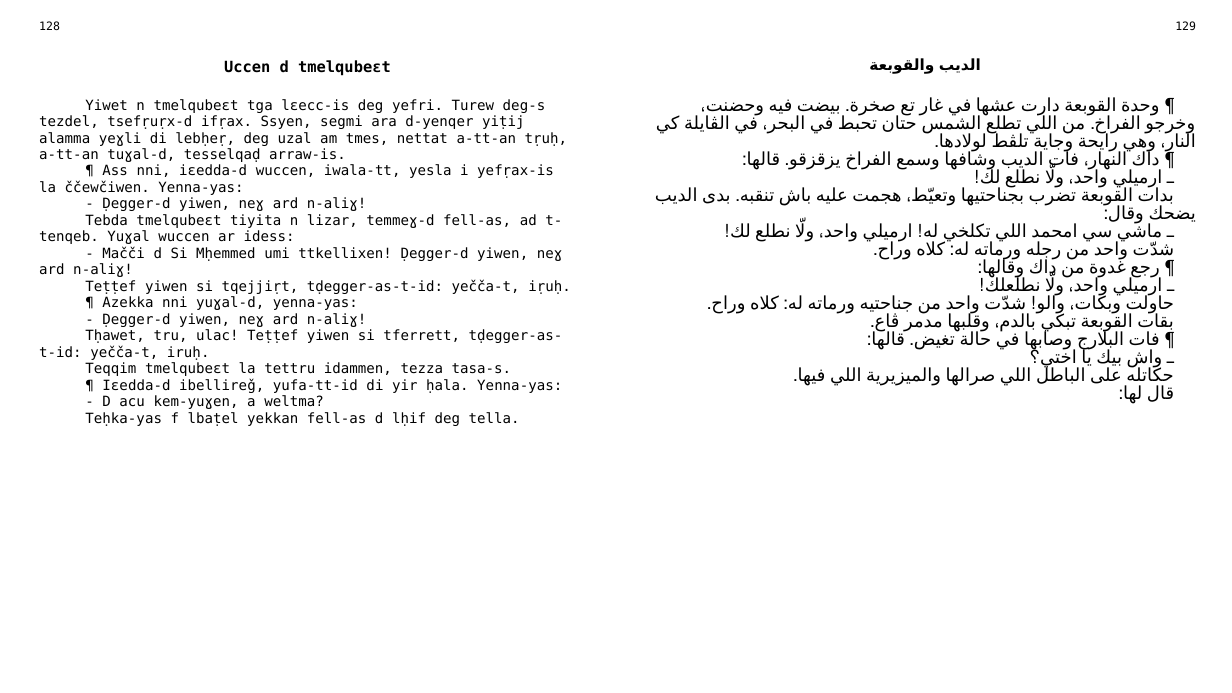
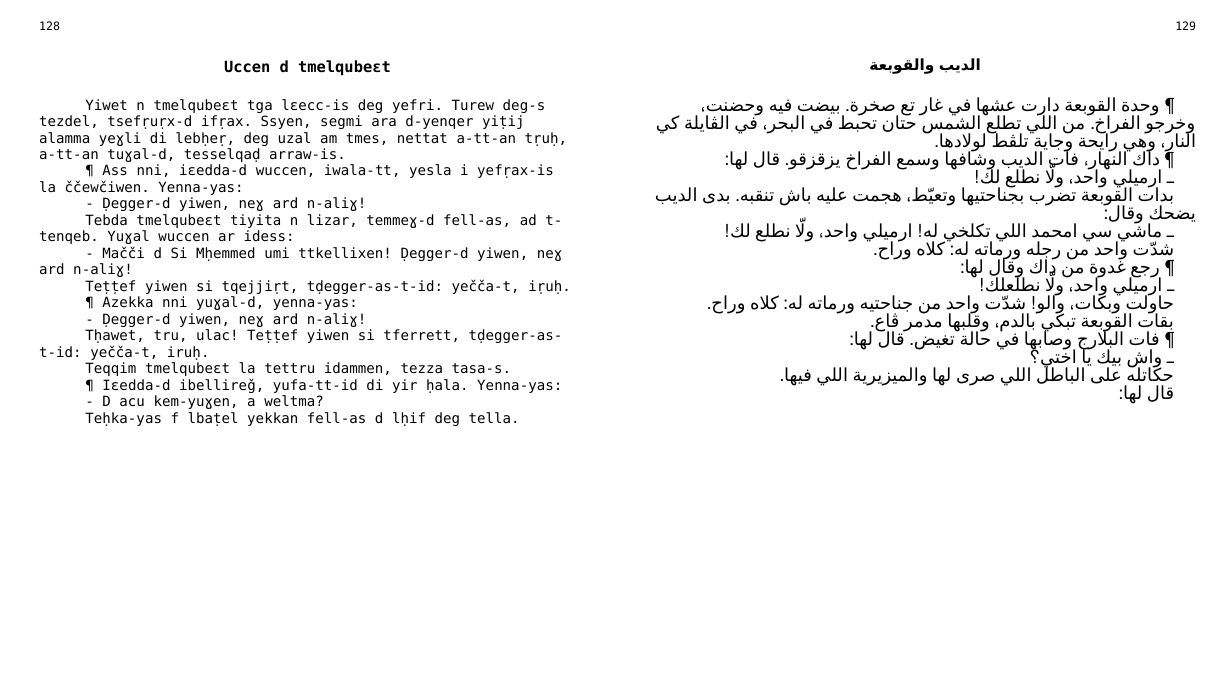
Before and after one commit to sferhah/tamacahut_n_wuccen, a slide deck: slide 60 of Uccen.ConsoleApp/uccen.arq.pptx. Drawn at 1232x693 pixels with LibreOffice and Linux fonts; fonts in the diff are those of the drawing. Boxes give left, top, right and bottom in pixels: in the first picture for what was removed or moved away, otherwise in the second. Text is boxed around its words. In the diff, an @@ line names an element or a change of style, - is before the commit and + after.

```diff
--- a/Uccen.ConsoleApp/uccen.arq.pptx
+++ b/Uccen.ConsoleApp/uccen.arq.pptx
@@ table at [30,15,1205,668] @@
-row 3, column 3: ¶ وحدة القوبعة دارت عشها في غار تع صخرة. بيضت فيه وحضنت، وخرجو الفراخ. من اللي تطلع الشمس حتان تحبط في البحر، في الڨايلة كي النار، وهي رايحة وجاية تلڨط لولادها. / ¶ داك النهار، فات الديب وشافها وسمع الفراخ يزقزقو. قالها: / ـ ارميلي واحد، ولّا نطلع لك! / بدات القوبعة تضرب بجناحتيها وتعيّط، هجمت عليه باش تنقبه. بدى الديب يضحك وقال: / ـ ماشي سي امحمد اللي تكلخي له! ارميلي واحد، ولّا نطلع لك! / شدّت واحد من رجله ورماته له: كلاه وراح. / ¶ رجع غدوة من داك وقالها: / ـ ارميلي واحد، ولّا نطلعلك! / حاولت وبكات، والو! شدّت واحد من جناحتيه ورماته له: كلاه وراح. / بقات القوبعة تبكي بالدم، وقلبها مدمر ڨاع. / ¶ فات البلارج وصابها في حالة تغيض. قالها: / ـ واش بيك يا اختي؟ / حكاتله على الباطل اللي صرالها والميزيرية اللي فيها. / قال لها:
+row 3, column 3: ¶ وحدة القوبعة دارت عشها في غار تع صخرة. بيضت فيه وحضنت، وخرجو الفراخ. من اللي تطلع الشمس حتان تحبط في البحر، في الڨايلة كي النار، وهي رايحة وجاية تلڨط لولادها. / ¶ داك النهار، فات الديب وشافها وسمع الفراخ يزقزقو. قال لها: / ـ ارميلي واحد، ولّا نطلع لك! / بدات القوبعة تضرب بجناحتيها وتعيّط، هجمت عليه باش تنقبه. بدى الديب يضحك وقال: / ـ ماشي سي امحمد اللي تكلخي له! ارميلي واحد، ولّا نطلع لك! / شدّت واحد من رجله ورماته له: كلاه وراح. / ¶ رجع غدوة من داك وقال لها: / ـ ارميلي واحد، ولّا نطلعلك! / حاولت وبكات، والو! شدّت واحد من جناحتيه ورماته له: كلاه وراح. / بقات القوبعة تبكي بالدم، وقلبها مدمر ڨاع. / ¶ فات البلارج وصابها في حالة تغيض. قال لها: / ـ واش بيك يا اختي؟ / حكاتله على الباطل اللي صرى لها والميزيرية اللي فيها. / قال لها:
```
Also in this commit, not shown: 13 other slides changed, 1 other file.
